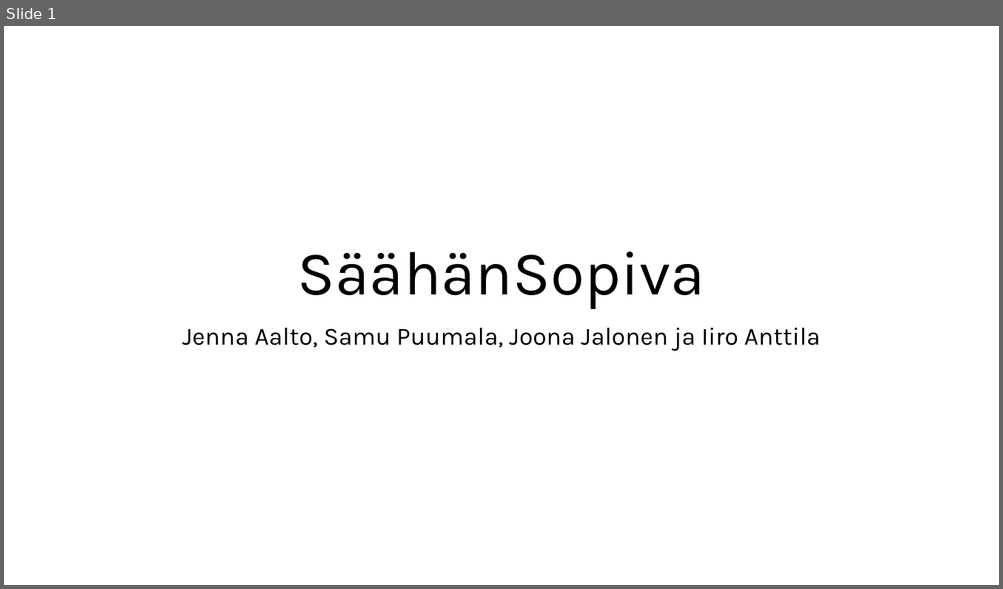
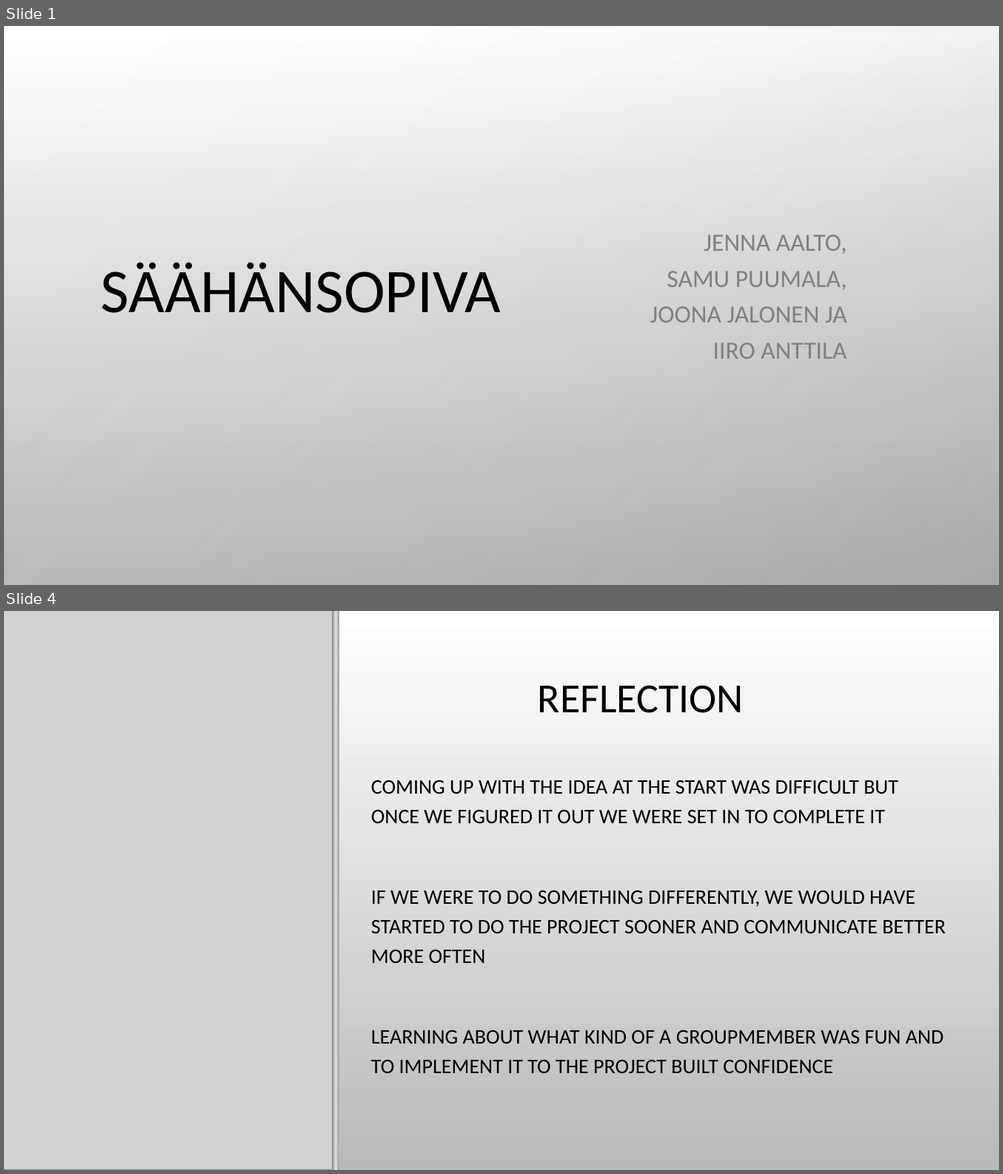
Before and after one commit to JennaAalto/Projekti, a slide deck: SäähänSopivaFinal.pptx. Shown one above the other, each under a label of ours: slide 1 before the commit, slides 1 and 4 after it; the slides between them are not shown. The pictures are 1003x589 and 1003x1174 pixels, drawn with LibreOffice and Linux fonts; fonts in the diff are those of the drawing; grey boxes stand for pictures; background and template pictures are left out. Boxes give left, top, right and bottom in pixels: in the first picture for what was removed or moved away, otherwise in the second. Text is boxed around its words. In the diff, an @@ line names an element or a change of style, - is before the commit and + after.

```diff
--- a/SäähänSopivaFinal.pptx
+++ b/SäähänSopivaFinal.pptx
@@ slide 4 added at [4, 611, 999, 1170], background picture (left out) @@
@@ picture added at [4, 611, 333, 1170] @@
@@ rectangle added at [333, 611, 339, 1170], fill gradient #BBBBBB to #8A8A8A to #B5B5B5 to #D5D5D5 to #E6E6E6 @@
@@ title added at [538, 685, 743, 713], 40 pt, text #000000 @@
+REFLECTION
@@ text added at [371, 780, 945, 1073], 20 pt, text #000000 @@
+COMING UP WITH THE IDEA AT THE START WAS DIFFICULT BUT ONCE WE FIGURED IT OUT WE WERE SET IN TO COMPLETE IT
+IF WE WERE TO DO SOMETHING DIFFERENTLY, WE WOULD HAVE STARTED TO DO THE PROJECT SOONER AND COMMUNICATE BETTER MORE OFTEN
+LEARNING ABOUT WHAT KIND OF A GROUPMEMBER WAS FUN AND TO IMPLEMENT IT TO THE PROJECT BUILT CONFIDENCE
@@ slide 1 changed as well @@
@@ background #FFFFFF to picture (left out) @@
@@ rectangle added at [4, 26, 999, 585], fill gradient #FFFFFF to #B8B8B8 to #808080 @@
@@ title "SÄÄHÄNSOPIVA" at [101, 262, 501, 313]: vertical alignment bottom to middle @@
@@ subtitle "JENNA AALTO, SAMU PUUMALA, JOONA ..." at [650, 235, 847, 359]: vertical alignment top to middle @@
@@ subtitle at [650, 235, 847, 359]: text changed; font Karla to Calibri; text colour #000000 to #808080 @@
-Jenna Aalto, Samu Puumala, Joona Jalonen ja Iiro Anttila
+JENNA AALTO, SAMU PUUMALA, JOONA JALONEN JA IIRO ANTTILA
@@ title at [101, 262, 501, 313]: text changed; font Karla to Calibri @@
-SäähänSopiva
+SÄÄHÄNSOPIVA
```
Also in this commit, not shown: 2 other slides added.
